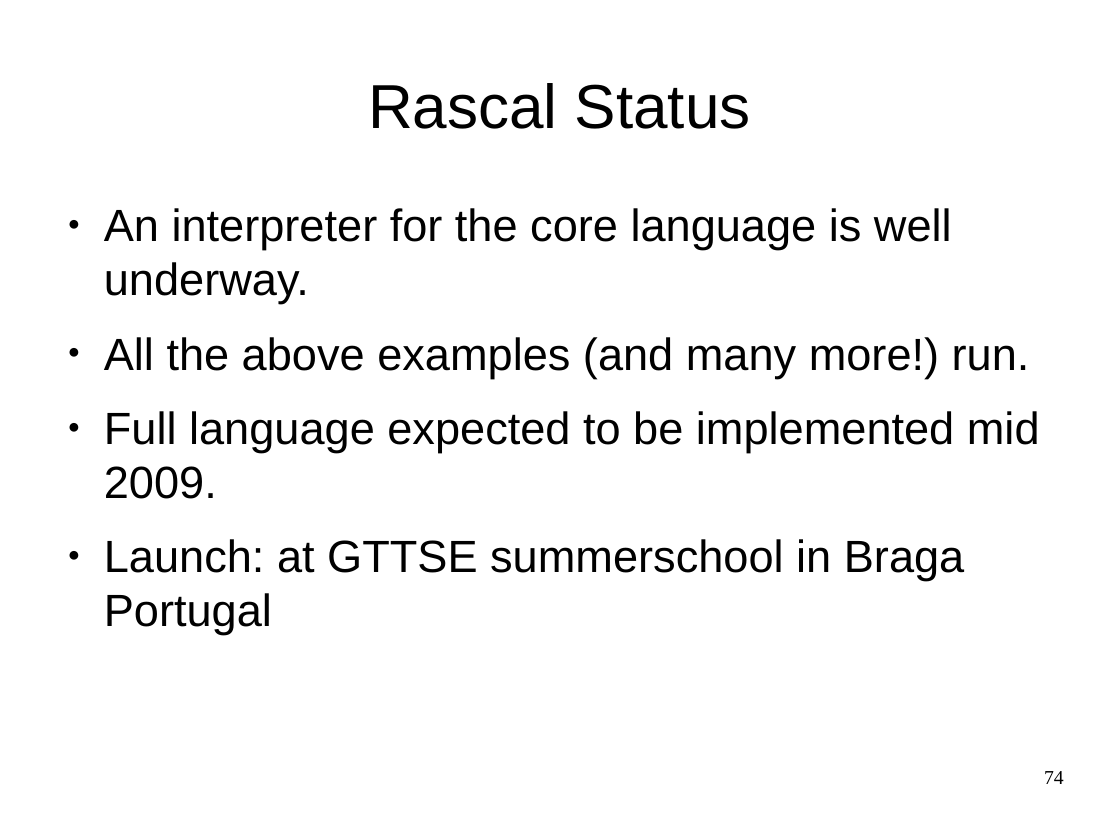
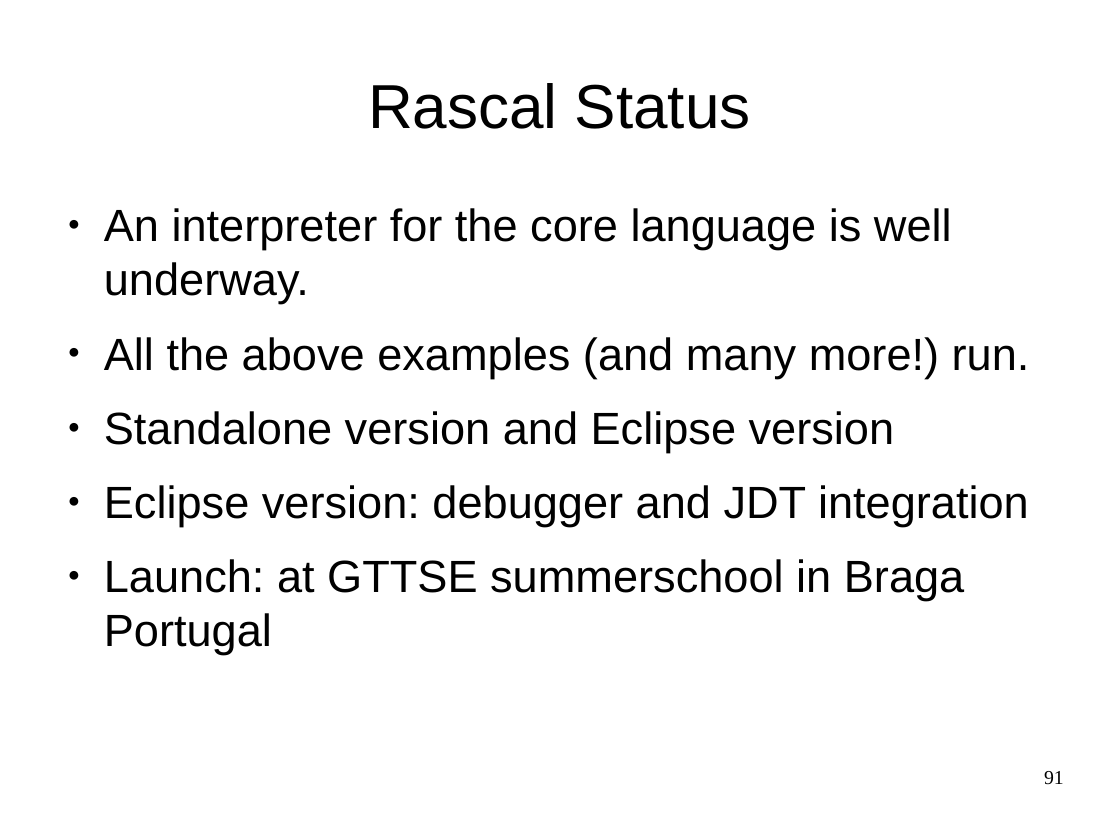
Before and after one commit to cwi-swat/meta-environment, a slide deck: slide 91 of meta-doc/analysis/rascal-slides/rascal-slides.odp (slide 74 before the commit). Drawn at 1120x840 pixels with LibreOffice and Linux fonts; fonts in the diff are those of the drawing; background and template pictures are left out. Boxes give left, top, right and bottom in pixels: in the first picture for what was removed or moved away, otherwise in the second. Text is boxed around its words. In the diff, an @@ line names an element or a change of style, - is before the commit and + after.

Commit message:
Added more slides

```diff
--- a/meta-doc/analysis/rascal-slides/rascal-slides.odp
+++ b/meta-doc/analysis/rascal-slides/rascal-slides.odp
@@ text at <box>104,411,1029,527</box>: text changed @@
-● Full language expected to be implemented mid 2009.
+● Standalone version and Eclipse version
+● Eclipse version: debugger and JDT integration
@@ page number at <box>1044,771,1064,785</box>: text changed @@
-74
+91
```
Also in this commit, not shown: 8 other slides changed, 19 slides added.
